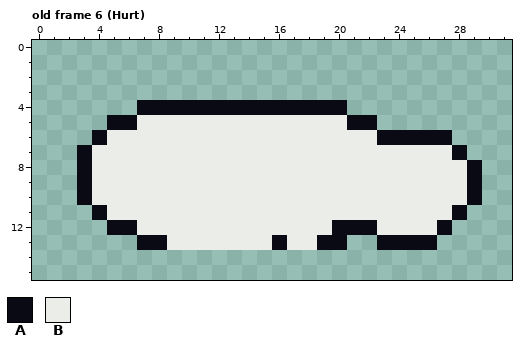
One commit to this pixel-art file: Assets/Sprites/Aseprite/beaver.aseprite. Above is the file before it was changed.
32x16 pixels, 7 frames. Shown: old frame 6 (Hurt). The commit also changed other frames, which this record leaves out.
Palette (. is transparent): A #090a14  B #ebede9
Pixels before, old frame 6 (Hurt), first column x 3:
 4 ....AAAAAAAAAAAAAA.........
 5 ..AABBBBBBBBBBBBBBAA.......
 6 .ABBBBBBBBBBBBBBBBBBAAAAA..
 7 ABBBBBBBBBBBBBBBBBBBBBBBBA.
 8 ABBBBBBBBBBBBBBBBBBBBBBBBBA
 9 ABBBBBBBBBBBBBBBBBBBBBBBBBA
10 ABBBBBBBBBBBBBBBBBBBBBBBBBA
11 .ABBBBBBBBBBBBBBBBBBBBBBBA.
12 ..AABBBBBBBBBBBBBAAABBBBA..
13 ....AABBBBBBBABBAA..AAAA...
New version:
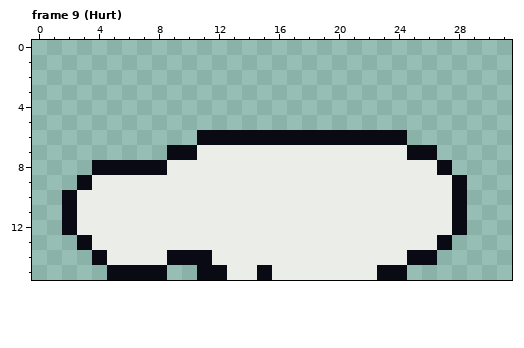
A new or re-ordered frame is compared with the old frame closest to it.
Difference:
frames 7 -> 10
Frame 9 (Hurt) is new; against old frame 6 (Hurt):
Colour A now appears in rows 10 to 11 at x 2; in row 12 at x 2 and 28; in row 13 at x 3 and 27; in row 14 at x 4, 9 to 11 and 25 to 26; in row 15 at x 5 to 8, 11 to 12, 15 and 23 to 24.
The author changed colour B to colour A in row 6 at x 11 to 22; in row 7 at x 9 to 10 and 25 to 26; in row 8 at x 4 to 8 and 27; in rows 9 to 10 at x 28.
Colour B now appears in row 11 at x 3; in row 12 at x 3 to 4; in row 13 at x 4 to 6 and 21 to 22; in row 14 at x 5 to 8 and 12 to 24; in row 15 at x 13 to 14 and 16 to 22.
The author changed colour A to colour B in row 10 at x 3; in row 11 at x 4; in row 12 at x 5 to 6, 20 to 22 and 27; in row 13 at x 7 to 8, 16, 19 to 20 and 23 to 26.
Colour A is removed in row 4 at x 7 to 20; in row 5 at x 5 to 6 and 21 to 22; in row 6 at x 4 and 25 to 27; in row 7 at x 3 and 28; in row 8 at x 3 and 29; in rows 9 to 10 at x 29.
Colour B is removed in row 5 at x 7 to 20; in row 6 at x 5 to 10; in row 7 at x 4 to 8 and 27; in row 8 at x 28.
